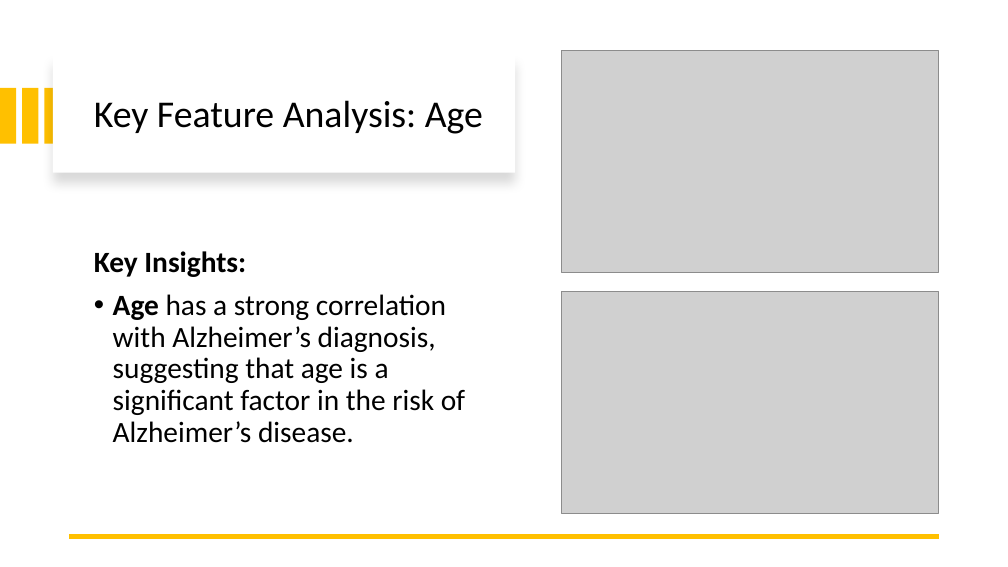
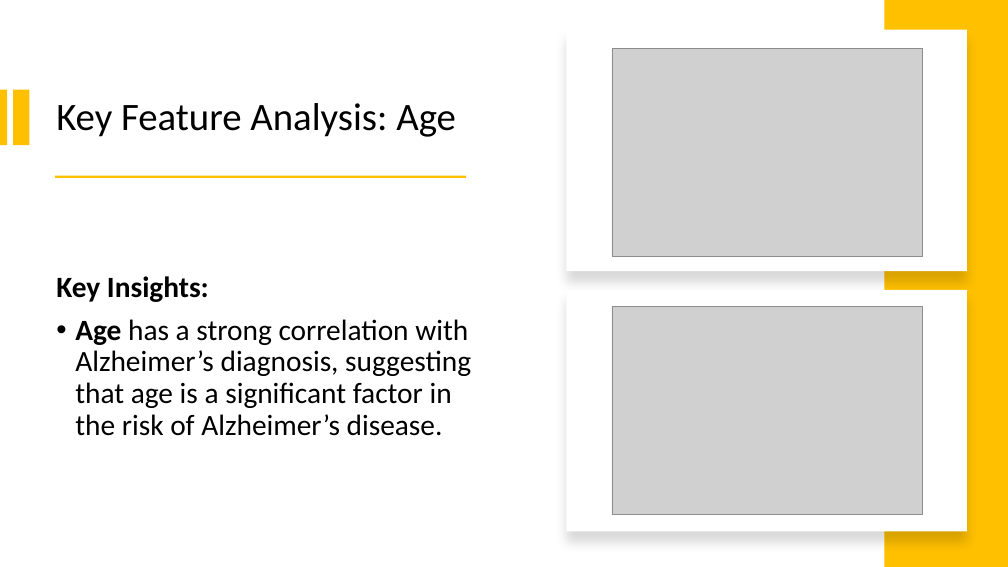
Before and after one commit to ileontios03/EPL448_Project, a slide deck: slide 8 of presentation.pptx. Drawn at 1008x567 pixels with LibreOffice and Linux fonts; fonts in the diff are those of the drawing; grey boxes stand for pictures. Boxes give left, top, right and bottom in pixels: in the first picture for what was removed or moved away, otherwise in the second. Text is boxed around its words. In the diff, an @@ line names an element or a change of style, - is before the commit and + after.

Commit message:
Updated presentation

```diff
--- a/presentation.pptx
+++ b/presentation.pptx
@@ rectangle added at <box>566,29,967,271</box>, fill #FFFFFF @@
@@ rectangle added at <box>885,0,1008,567</box>, fill #FFC000 @@
@@ rectangle removed at <box>53,54,515,173</box> @@
@@ picture: place and size @@
-picture at <box>561,51,938,272</box>
+picture at <box>613,48,923,256</box>
@@ rectangle: place and size @@
-rectangle at <box>0,88,16,144</box>
+rectangle at <box>0,89,8,145</box>
@@ rectangle: place and size @@
-rectangle at <box>22,88,38,144</box>
+rectangle at <box>13,89,29,145</box>
@@ rectangle removed at <box>45,88,60,144</box> @@
@@ title "Key Feature Analysis: Age": place and size @@
-title "Key Feature Analysis: Age" at <box>94,100,483,134</box>
+title "Key Feature Analysis: Age" at <box>56,103,456,137</box>
@@ title "Key Feature Analysis: Age" at <box>56,103,456,137</box>: size 36 to 37 pt @@
@@ rectangle added at <box>55,175,467,178</box>, fill #FFC000 @@
@@ text "Key Insights:" rewrapped from <box>94,251,465,443</box> to <box>56,276,471,436</box> @@
@@ rectangle added at <box>566,290,967,532</box>, fill #FFFFFF @@
@@ picture: place and size @@
-picture at <box>561,292,938,513</box>
+picture at <box>612,307,923,515</box>
@@ line removed from (939, 537) to (70, 537) @@
```
Also in this commit, not shown: 1 other slide changed, 2 slides added, 1 other file.
